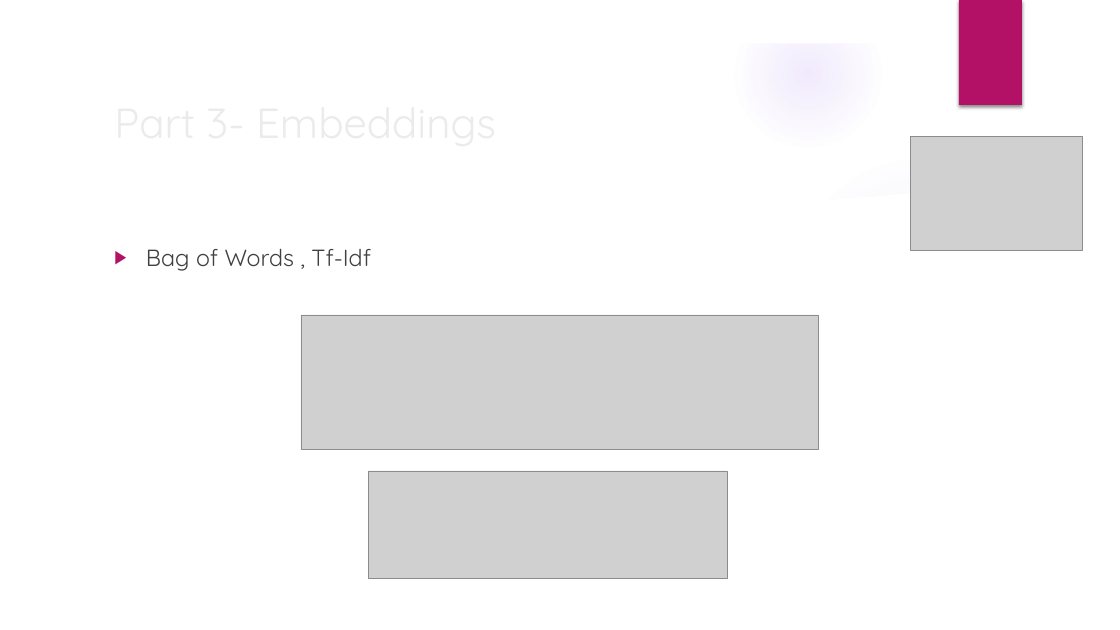
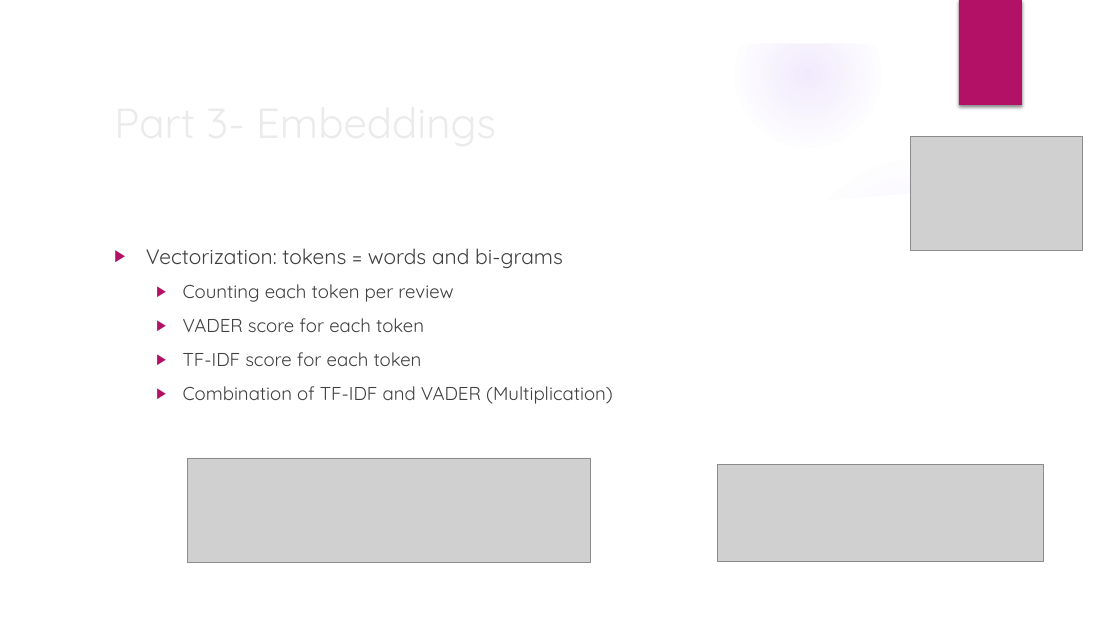
Before and after one commit to TCDSNirShani/IMDbReviewsAnalyzer, a slide deck: slide 9 of Project Status.pptx (slide 8 before the commit). Drawn at 1120x630 pixels with LibreOffice and Linux fonts; fonts in the diff are those of the drawing; grey boxes stand for pictures; background and template pictures are left out. Boxes give left, top, right and bottom in pixels: in the first picture for what was removed or moved away, otherwise in the second. Text is boxed around its words. In the diff, an @@ line names an element or a change of style, - is before the commit and + after.

```diff
--- a/Project Status.pptx
+++ b/Project Status.pptx
@@ text at bbox=[146, 248, 613, 404]: text changed; size 20 to 16 pt @@
-▶ Bag of Words , Tf-Idf
+▶ Vectorization: tokens = words and bi-grams
+  ▶ Counting each token per review
+  ▶ VADER score for each token
+  ▶ TF-IDF score for each token
+  ▶ Combination of TF-IDF and VADER (Multiplication)
@@ picture: place and size @@
-picture at bbox=[301, 315, 819, 450]
+picture at bbox=[187, 458, 591, 562]
@@ picture: place and size @@
-picture at bbox=[369, 471, 728, 579]
+picture at bbox=[718, 465, 1044, 562]
```
Also in this commit, not shown: 3 other slides changed, 2 slides added.
